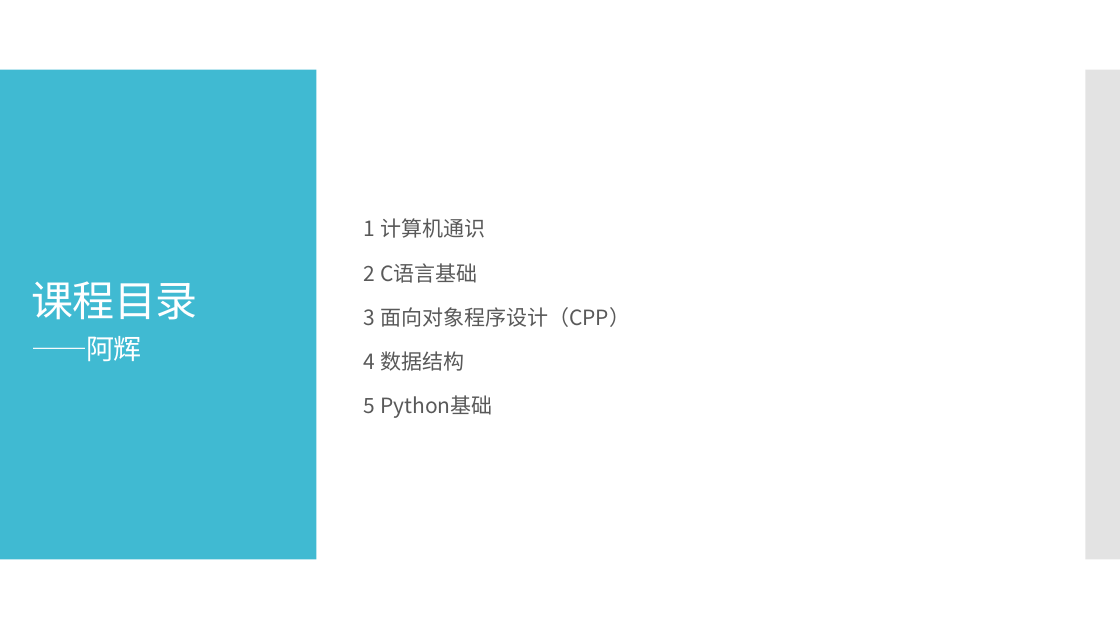
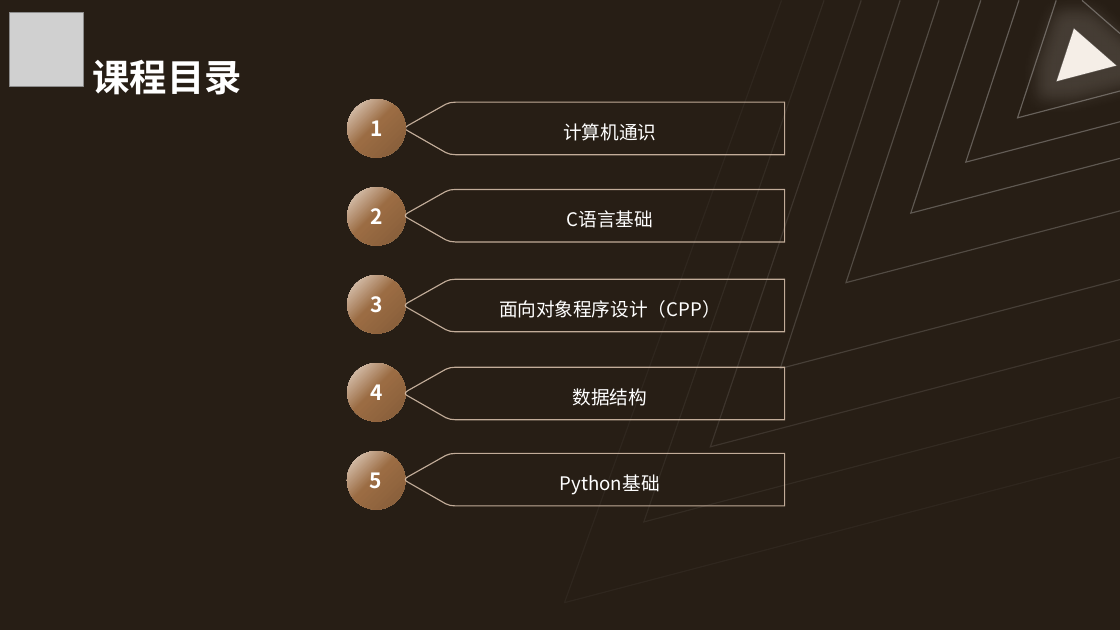
Before and after one commit to Wannerfi/CodingCourse, a slide deck: slide 4 of 1计算机通识.pptx (slide 3 before the commit). Drawn at 1120x630 pixels with LibreOffice and Linux fonts; fonts in the diff are those of the drawing; grey boxes stand for pictures. Boxes give left, top, right and bottom in pixels: in the first picture for what was removed or moved away, otherwise in the second. Text is boxed around its words. In the diff, an @@ line names an element or a change of style, - is before the commit and + after.

```diff
--- a/1计算机通识.pptx
+++ b/1计算机通识.pptx
@@ background #FFFFFF to #271E15 @@
@@ picture added at (x1=9, y1=13, x2=83, y2=87) @@
@@ freeform shape added at (x1=565, y1=0, x2=1120, y2=602), outline #FFFFFF 1 pt @@
@@ freeform shape added at (x1=644, y1=0, x2=1120, y2=522), outline #FFFFFF 1 pt @@
@@ freeform shape added at (x1=711, y1=0, x2=1120, y2=446), outline #FFFFFF 1 pt @@
@@ freeform shape added at (x1=781, y1=0, x2=1120, y2=368), outline #FFFFFF 1 pt @@
@@ freeform shape added at (x1=846, y1=0, x2=1120, y2=282), outline #FFFFFF 1 pt @@
@@ freeform shape added at (x1=911, y1=0, x2=1120, y2=213), outline #FFFFFF 1 pt @@
@@ freeform shape added at (x1=966, y1=0, x2=1120, y2=162), outline #FFFFFF 1 pt @@
@@ freeform shape added at (x1=1017, y1=0, x2=1120, y2=118), outline #FFFFFF 1 pt @@
@@ freeform shape added at (x1=1057, y1=29, x2=1117, y2=81), fill #F5EEE7, outline #FFFFFF 1 pt @@
@@ freeform shape added at (x1=1082, y1=0, x2=1120, y2=33), outline #FFFFFF 1 pt @@
@@ title "课程目录" at (x1=93, y1=59, x2=242, y2=95): vertical alignment middle to bottom @@
@@ title at (x1=93, y1=59, x2=242, y2=95): text changed; size 36 to 32 pt; font Noto Sans CJK SC to Arial; bold on @@
-课程目录
-——阿辉
+课程目录
@@ rectangle removed at (x1=0, y1=70, x2=317, y2=560) @@
@@ rectangle removed at (x1=1086, y1=70, x2=1120, y2=560) @@
@@ ellipse added at (x1=347, y1=99, x2=406, y2=158), fill gradient #E9DACD to #9B6C43 to #845C39, 18 pt, text #FFFFFF, bold @@
+1
@@ freeform shape added at (x1=406, y1=103, x2=786, y2=155), outline #EEE1D7 1 pt, 16 pt, text #FFFFFF @@
+计算机通识
@@ ellipse added at (x1=347, y1=187, x2=406, y2=246), fill gradient #E9DACD to #9B6C43 to #845C39, 18 pt, text #FFFFFF, bold @@
+2
@@ freeform shape added at (x1=406, y1=190, x2=786, y2=243), outline #EEE1D7 1 pt, 16 pt, text #FFFFFF @@
+C语言基础
@@ text removed at (x1=364, y1=218, x2=630, y2=418) @@
-1 计算机通识
-2 C语言基础
-3 面向对象程序设计（CPP）
-4 数据结构
-5 Python基础
@@ ellipse added at (x1=347, y1=276, x2=406, y2=334), fill gradient #E9DACD to #9B6C43 to #845C39, 18 pt, text #FFFFFF, bold @@
+3
@@ freeform shape added at (x1=406, y1=279, x2=786, y2=332), outline #EEE1D7 1 pt, 16 pt, text #FFFFFF @@
+面向对象程序设计（CPP）
@@ ellipse added at (x1=347, y1=363, x2=406, y2=422), fill gradient #E9DACD to #9B6C43 to #845C39, 18 pt, text #FFFFFF, bold @@
+4
@@ freeform shape added at (x1=406, y1=367, x2=786, y2=420), outline #EEE1D7 1 pt, 16 pt, text #FFFFFF @@
+数据结构
@@ ellipse added at (x1=347, y1=451, x2=406, y2=510), fill gradient #E9DACD to #9B6C43 to #845C39, 18 pt, text #FFFFFF, bold @@
+5
@@ freeform shape added at (x1=406, y1=454, x2=786, y2=507), outline #EEE1D7 1 pt, 16 pt, text #FFFFFF @@
+Python基础
```
Also in this commit, not shown: 13 other slides changed, 12 slides added, 3 slides removed, 1 other file.
